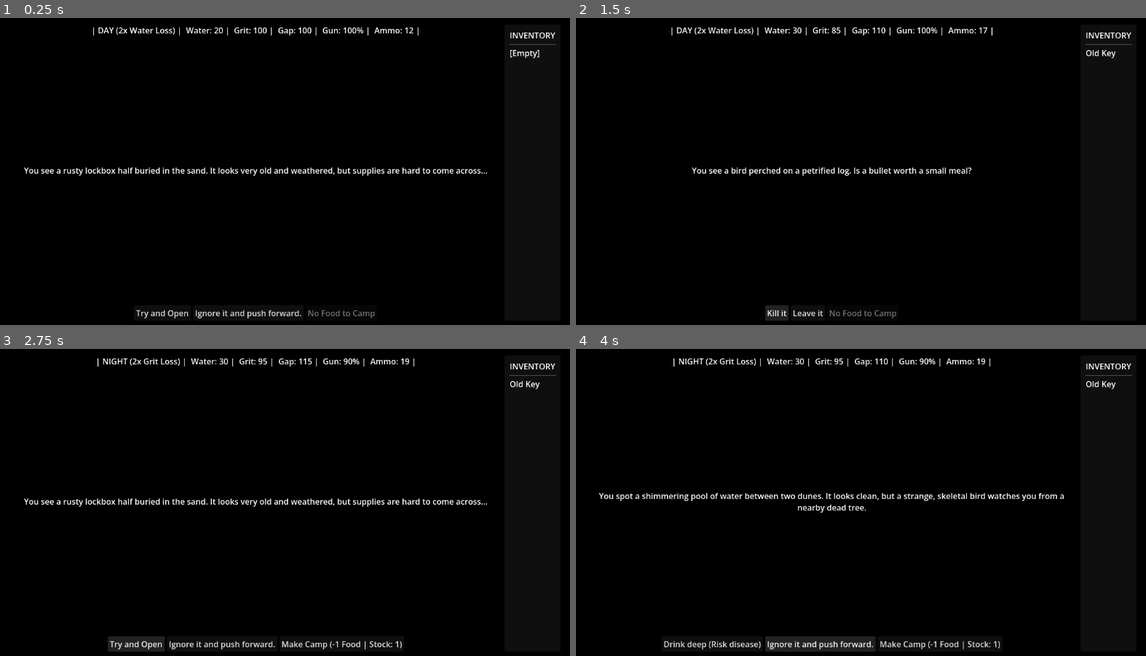
Above: before the commit, frames 1-4 (two rows, left to right).
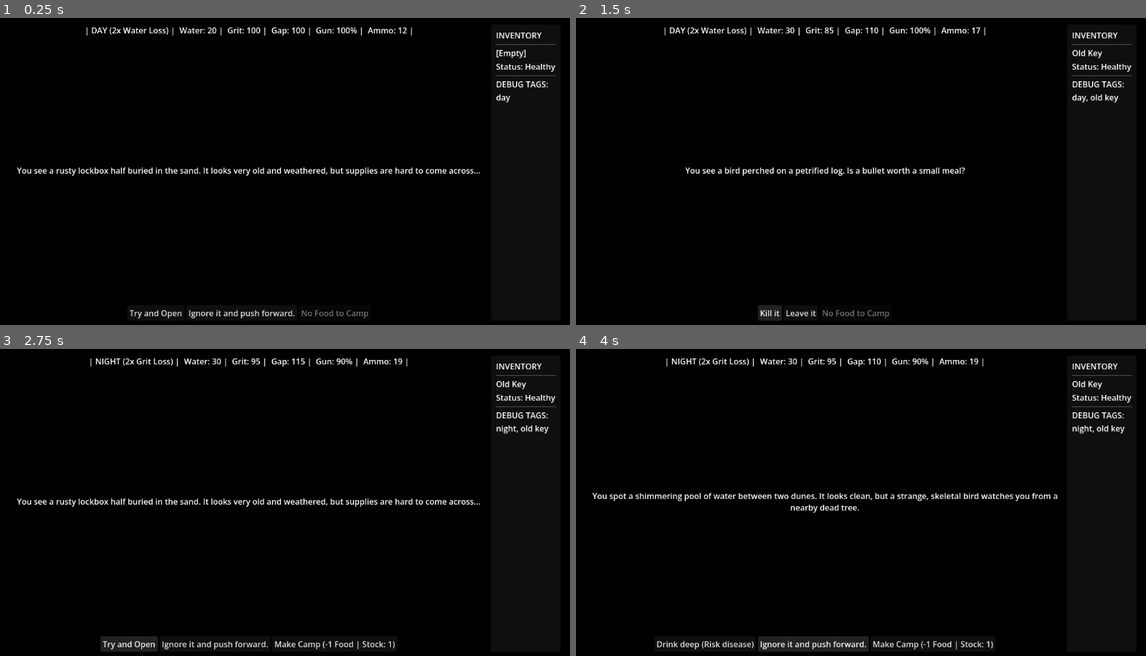
Above: after the commit, the same moments.

Repository: JoelSpicer/Across-The-Desert
Game: Godot game, scene res://Scene/MainGame.tscn
Two runs of this game, one before a commit and one after it. Both use one fixed random seed, a clock stepped at 60 frames per second and the inputs below.
Inputs:
- Up to frame 1 (0.25 s): no input
- Up to frame 2 (1.5 s): click "Try and Open" at 0.5 s; click "Drink deep (Risk disease)" at 1.25 s
- Up to frame 3 (2.75 s): click "Kill it" at 2 s
- Up to frame 4 (4 s): click "Ignore it and push forward." at 2.75 s; click "Leave it" at 3.5 s

The runs differ from the first frame. In frame 1, 3.0% of the frame differs, in the area x 2-98%, y 3-98%; in frame 2, 2.4%; in frame 3, 3.2%; in frame 4, 3.5%, in the area x 2-98%, y 3-99%.

Commit message:
afflictions and traits more

Diff:
--- a/Scene/MainGame.tscn
+++ b/Scene/MainGame.tscn
@@ -130,6 +130,17 @@
 unique_name_in_owner = true
 layout_mode = 2
 
+[node name="AfflictionsLabel" type="Label" parent="MarginContainer/HBoxContainer/PanelContainer/MarginContainer/VBoxContainer" unique_id=2112916698]
+unique_name_in_owner = true
+layout_mode = 2
+
+[node name="HSeparator2" type="HSeparator" parent="MarginContainer/HBoxContainer/PanelContainer/MarginContainer/VBoxContainer" unique_id=1805170917]
+layout_mode = 2
+
+[node name="DebugKeywordsLabel" type="Label" parent="MarginContainer/HBoxContainer/PanelContainer/MarginContainer/VBoxContainer" unique_id=390685007]
+unique_name_in_owner = true
+layout_mode = 2
+
 [node name="EventManager" type="Node" parent="." unique_id=1248262272]
 script = ExtResource("2_cp47j")
 event_pool = Array[ExtResource("3_noc35")]([ExtResource("4_tsug7"), ExtResource("5_kwaul"), ExtResource("6_cr6pf"), ExtResource("7_tsug7")])
--- a/Scripts/EventManager.gd
+++ b/Scripts/EventManager.gd
@@ -122,6 +122,9 @@
 	GameState.add_affliction(given_affliction)
 	GameState.remove_affliction(cured_affliction)
 
+	# Apply ongoing status effects (like Bleeding damage)
+	GameState.process_afflictions()
+
 	# 4. Check for death before continuing
 	if GameState.is_dead:
 		return
--- a/Scripts/GameState.gd
+++ b/Scripts/GameState.gd
@@ -128,14 +128,28 @@
 # --- AFFLICTION LOGIC ---
 
 func add_affliction(affliction: String):
-	if affliction != "" and not current_afflictions.has(affliction):
-		current_afflictions.append(affliction)
+	# Using to_lower() sanitizes the input so "Bleeding" and "bleeding" are treated the same
+	var clean_name = affliction.strip_edges().to_lower()
+	if clean_name != "" and not current_afflictions.has(clean_name):
+		current_afflictions.append(clean_name)
 		stats_changed.emit()
 
 func remove_affliction(affliction: String):
-	if affliction != "" and current_afflictions.has(affliction):
-		current_afflictions.erase(affliction)
+	var clean_name = affliction.strip_edges().to_lower()
+	if clean_name != "" and current_afflictions.has(clean_name):
+		current_afflictions.erase(clean_name)
 		stats_changed.emit()
+
+# --- NEW: THE STATUS SWITCHBOARD ---
+
+func process_afflictions():
+	for affliction in current_afflictions:
+		match affliction:
+			"bleeding":
+				modify_grit(-10)
+			# To add future statuses, just add a new match case!
+			# "exhausted":
+			#     modify_gap(5)
 
 # --- TAG GENERATOR ---
 
--- a/Scripts/Maingame.gd
+++ b/Scripts/Maingame.gd
@@ -11,6 +11,9 @@
 @onready var btn_make_camp = $MarginContainer/HBoxContainer/VBoxContainer/ActionButtons/MakeCampButton
 @onready var label_time = $MarginContainer/HBoxContainer/VBoxContainer/TopHUD/TimeLabel
 @onready var label_inventory_list = %InventoryList
+
+@onready var label_debug_keywords = %DebugKeywordsLabel
+@onready var label_afflictions = %AfflictionsLabel
 
 @onready var event_manager = $EventManager # Reference the new node
 
@@ -58,6 +61,20 @@
 		btn_make_camp.disabled = true
 		btn_make_camp.text = "No Food to Camp"
 
+	var current_tags = GameState.get_current_keywords()
+
+	if current_tags.is_empty():
+		label_debug_keywords.text = "DEBUG TAGS:\n[None]"
+	else:
+		# Join the tags with a comma and a space so it reads cleanly
+		label_debug_keywords.text = "DEBUG TAGS:\n" + ", ".join(current_tags)
+
+	# Update the Afflictions UI
+	if GameState.current_afflictions.is_empty():
+		label_afflictions.text = "Status: Healthy"
+	else:
+		label_afflictions.text = "AFFLICTIONS:\n" + "\n".join(GameState.current_afflictions).capitalize()
+
 
 func load_event(event_resource: NarrativeEvent):
 	main_text.text = event_resource.event_text
